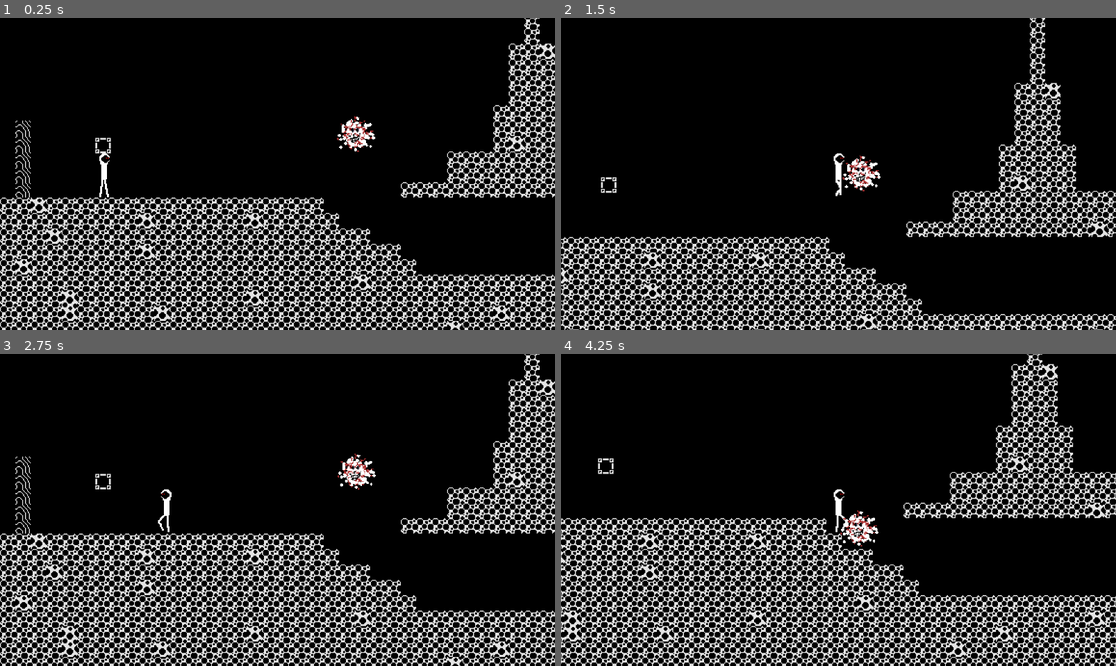
Above: before the commit, frames 1-4 (two rows, left to right).
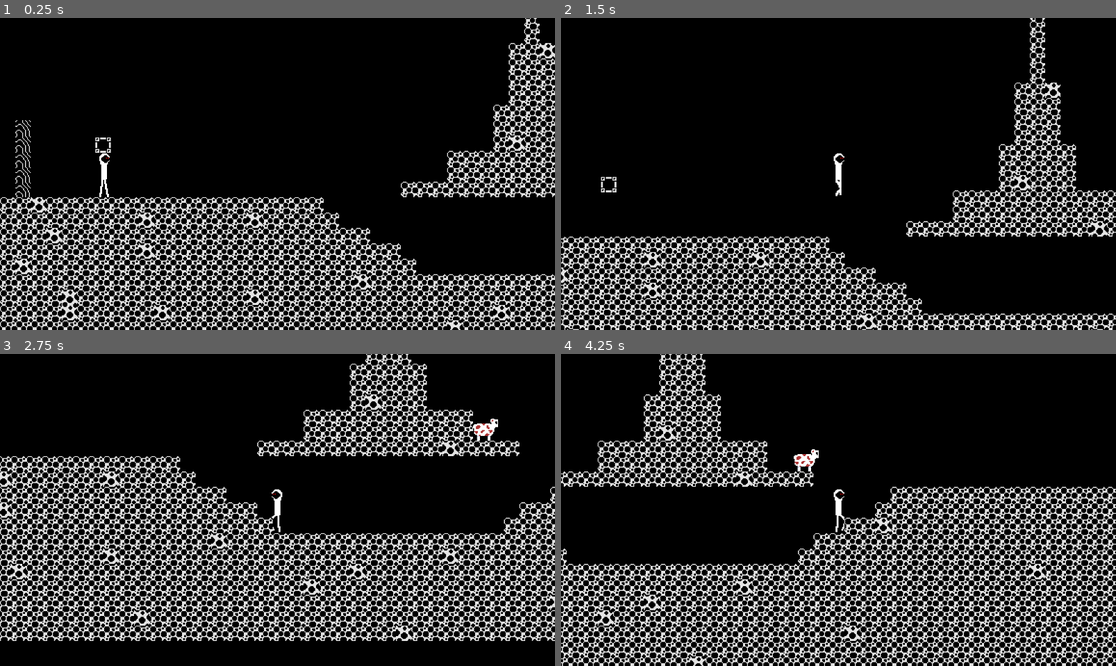
Above: after the commit, the same moments.

Repository: KirstenMayland/color2Dmetroidvania
Game: Godot game, scene res://scenes/levels/level_3.tscn
Two runs of this game, one before a commit and one after it. Both use one fixed random seed, a clock stepped at 60 frames per second and the inputs below. This scene is started directly instead of the project's main scene.
Inputs:
- Up to frame 1 (0.25 s): no input
- Up to frame 2 (1.5 s): tap Enter at 0.5 s; hold D (move_right) from 0.53 s (still down); tap E (interact) at 0.6, 1.35 s; tap Space (jump) at 0.77 s
- Up to frame 3 (2.75 s): tap Space (jump) at 1.52 s; release D (move_right) at 2.03 s; hold A (move_left) from 2.03 s (still down); tap E (interact) at 2.1 s
- Up to frame 4 (4.25 s): release A (move_left) at 2.78 s; hold D (move_right) from 2.78 s (still down); tap E (interact) at 2.85, 3.6 s; tap Space (jump) at 3.02, 3.77 s

The runs differ from the first frame. In frame 1, 12% of the frame differs, in the area x 0-100%, y 0-100%; in frame 2, 8.7%; in frame 3, 40%; in frame 4, 39%.

Commit message:
janky but enemy follows
+ switched cloud demon for sheep (a lot cuter)

Diff:
--- a/scenes/entities/cloud_demon.tscn
+++ /dev/null
@@ -1,72 +0,0 @@
-[gd_scene load_steps=15 format=3 uid="uid://ddjxjhhsp26p3"]
-
-[ext_resource type="Script" path="res://scripts/entities/cloud_demon.gd" id="1_ref4x"]
-[ext_resource type="Texture2D" uid="uid://ciyfndbdmjbao" path="res://assets/entity/cloud_demon/CloudEnemy1.png" id="1_wsst6"]
-[ext_resource type="Texture2D" uid="uid://liqdqvvwuqbp" path="res://assets/entity/cloud_demon/CloudEnemy2.png" id="2_w0gqs"]
-[ext_resource type="Texture2D" uid="uid://qqnmioi1xalo" path="res://assets/entity/cloud_demon/CloudEnemy3.png" id="3_2kni8"]
-[ext_resource type="Texture2D" uid="uid://dns1x51o8yv45" path="res://assets/entity/cloud_demon/CloudEnemy4.png" id="4_qu8e2"]
-[ext_resource type="Texture2D" uid="uid://x6sex35tykbm" path="res://assets/entity/cloud_demon/CloudEnemy5.png" id="5_semhu"]
-[ext_resource type="Texture2D" uid="uid://b170ve8siesu0" path="res://assets/entity/cloud_demon/CloudEnemy6.png" id="6_482sk"]
-[ext_resource type="Texture2D" uid="uid://bsytefgwvjeqj" path="res://assets/entity/cloud_demon/CloudEnemy7.png" id="7_iugj1"]
-[ext_resource type="Texture2D" uid="uid://dfsglyrtjfd5n" path="res://assets/entity/cloud_demon/CloudEnemy8.png" id="8_x8nao"]
-[ext_resource type="PackedScene" uid="uid://d2ojf0bbv5n5j" path="res://scenes/components/health_component.tscn" id="9_kq1ny"]
-[ext_resource type="PackedScene" uid="uid://dty8yax2de5v4" path="res://scenes/components/hurtbox_component.tscn" id="10_i580v"]
-
-[sub_resource type="CircleShape2D" id="CircleShape2D_rqhlw"]
-radius = 15.0
-
-[sub_resource type="SpriteFrames" id="SpriteFrames_1ma34"]
-animations = [{
-"frames": [{
-"duration": 1.0,
-"texture": ExtResource("1_wsst6")
-}, {
-"duration": 1.0,
-"texture": ExtResource("2_w0gqs")
-}, {
-"duration": 1.0,
-"texture": ExtResource("3_2kni8")
-}, {
-"duration": 1.0,
-"texture": ExtResource("4_qu8e2")
-}, {
-"duration": 1.0,
-"texture": ExtResource("5_semhu")
-}, {
-"duration": 1.0,
-"texture": ExtResource("6_482sk")
-}, {
-"duration": 1.0,
-"texture": ExtResource("7_iugj1")
-}, {
-"duration": 1.0,
-"texture": ExtResource("8_x8nao")
-}],
-"loop": true,
-"name": &"idle",
-"speed": 4.0
-}]
-
-[sub_resource type="CircleShape2D" id="CircleShape2D_36adk"]
-radius = 15.0
-
-[node name="CloudDemon" type="CharacterBody2D"]
-script = ExtResource("1_ref4x")
-
-[node name="CollisionShape2D" type="CollisionShape2D" parent="."]
-shape = SubResource("CircleShape2D_rqhlw")
-
-[node name="AnimatedSprite2D" type="AnimatedSprite2D" parent="."]
-position = Vector2(0, -1)
-scale = Vector2(0.84375, 0.8125)
-sprite_frames = SubResource("SpriteFrames_1ma34")
-animation = &"idle"
-frame = 1
-frame_progress = 0.13681
-
-[node name="HealthComponent" parent="." instance=ExtResource("9_kq1ny")]
-
-[node name="HurtboxComponent" parent="." instance=ExtResource("10_i580v")]
-
-[node name="CollisionShape2D" type="CollisionShape2D" parent="HurtboxComponent"]
-shape = SubResource("CircleShape2D_36adk")
--- a/scenes/entities/player.tscn
+++ b/scenes/entities/player.tscn
@@ -74,10 +74,6 @@
 
 "
 
-[sub_resource type="CapsuleShape2D" id="CapsuleShape2D_kkf10"]
-radius = 5.5
-height = 52.0
-
 [sub_resource type="SpriteFrames" id="SpriteFrames_fs3e2"]
 animations = [{
 "frames": [{
@@ -142,13 +138,14 @@
 [node name="Player" type="CharacterBody2D"]
 script = SubResource("GDScript_qxt2g")
 
-[node name="CollisionShape2D" type="CollisionShape2D" parent="."]
-position = Vector2(0.5, 1.5)
-shape = SubResource("CapsuleShape2D_kkf10")
-
 [node name="AnimatedSprite2D" type="AnimatedSprite2D" parent="."]
 sprite_frames = SubResource("SpriteFrames_fs3e2")
-animation = &"idle"
+animation = &"walk"
+frame_progress = 0.411429
+
+[node name="CollisionShape2D" type="CollisionPolygon2D" parent="."]
+position = Vector2(0.5, 1.5)
+polygon = PackedVector2Array(-2.5, -25.5, 2.5, -25.5, 5.5, -22.5, 5.5, -16.5, 2.5, -10.5, 2.5, 4.5, 5.5, 25.5, -5.5, 25.5, -3.5, 4.5, -3.5, -10.5, -5.5, -16.5, -5.5, -22.5)
 
 [node name="Camera2D" type="Camera2D" parent="."]
 zoom = Vector2(2, 2)
@@ -158,6 +155,7 @@
 max_health = 100.0
 
 [node name="HurtboxComponent" parent="." node_paths=PackedStringArray("health_component") instance=ExtResource("14_jqlrc")]
+visible = false
 health_component = NodePath("../HealthComponent")
 
 [node name="CollisionShape2D" type="CollisionShape2D" parent="HurtboxComponent"]
--- /dev/null
+++ b/scenes/entities/sheep.tscn
@@ -0,0 +1,24 @@
+[gd_scene load_steps=4 format=3 uid="uid://wbbgttji4k7b"]
+
+[ext_resource type="Texture2D" uid="uid://b5yf3qbb7bv6q" path="res://assets/entity/sheep/sheep.png" id="1_78m1i"]
+[ext_resource type="Script" path="res://scripts/entities/sheep.gd" id="1_xv23r"]
+
+[sub_resource type="SpriteFrames" id="SpriteFrames_tfjjf"]
+animations = [{
+"frames": [{
+"duration": 1.0,
+"texture": ExtResource("1_78m1i")
+}],
+"loop": true,
+"name": &"default",
+"speed": 5.0
+}]
+
+[node name="Sheep" type="CharacterBody2D"]
+script = ExtResource("1_xv23r")
+
+[node name="AnimatedSprite2D" type="AnimatedSprite2D" parent="."]
+sprite_frames = SubResource("SpriteFrames_tfjjf")
+
+[node name="CollisionPolygon2D" type="CollisionPolygon2D" parent="."]
+polygon = PackedVector2Array(-11, -6, 6, -6, 7, -11, 15, -11, 15, -2, 11, 0, 11, 5, 7, 8, 7, 12, -7, 12, -7, 8, -10, 5, -10, -1, -11, -1)
--- a/scenes/levels/level_3.tscn
+++ b/scenes/levels/level_3.tscn
@@ -3,7 +3,7 @@
 [ext_resource type="Texture2D" uid="uid://dnk7npyn4mro7" path="res://assets/background/1bitTilemap.png" id="1_8t6uy"]
 [ext_resource type="PackedScene" uid="uid://jf1iu5qc5bt" path="res://scenes/door.tscn" id="2_wyraw"]
 [ext_resource type="PackedScene" uid="uid://ctp67a0qjcvom" path="res://scenes/entities/player.tscn" id="3_vltrx"]
-[ext_resource type="PackedScene" uid="uid://ddjxjhhsp26p3" path="res://scenes/entities/cloud_demon.tscn" id="4_dffjx"]
+[ext_resource type="PackedScene" uid="uid://wbbgttji4k7b" path="res://scenes/entities/sheep.tscn" id="4_5tbdl"]
 
 [sub_resource type="TileSetAtlasSource" id="TileSetAtlasSource_dqlxu"]
 texture = ExtResource("1_8t6uy")
@@ -1293,5 +1293,5 @@
 [node name="Door" parent="." instance=ExtResource("2_wyraw")]
 position = Vector2(107, 314)
 
-[node name="CloudDemon" parent="." instance=ExtResource("4_dffjx")]
-position = Vector2(369, 303)
+[node name="Sheep" parent="." instance=ExtResource("4_5tbdl")]
+position = Vector2(889, 334)
--- a/scripts/entities/cloud_demon.gd
+++ /dev/null
@@ -1,35 +0,0 @@
-extends CharacterBody2D
-
-const MAX_SPEED = 50.0
-
-@onready var health_component : HealthComponent = $HealthComponent
-
-# Get the gravity from the project settings to be synced with RigidBody nodes.
-var gravity = ProjectSettings.get_setting("physics/2d/default_gravity")
-
-# Called when the node enters the scene tree for the first time.
-func _ready():
-	#$Area2D.area_entered.connect(on_area_entered)
-	pass
-
-# Called every frame. 'delta' is the elapsed time since the previous frame.
-func _process(delta):
-	var direction = get_direction_to_player()
-	set_velocity(direction * MAX_SPEED)
-	move_and_slide()
-	add_gravity(delta)
-
-
-func add_gravity(delta):
-	if not is_on_floor():
-		velocity.y += gravity * delta
-
-func get_direction_to_player():
-	var player_node = get_tree().get_first_node_in_group("Player") as Node2D
-	if player_node != null: # always null
-		print("not null")
-		return (player_node.global_position - global_position).normalize()
-	return Vector2.ZERO
-
-func on_area_entered(other_area: Area2D):
-	health_component.damage(20)
--- /dev/null
+++ b/scripts/entities/sheep.gd
@@ -0,0 +1,24 @@
+extends CharacterBody2D
+
+
+const MAX_SPEED = 100.0
+#const JUMP_VELOCITY = -200.0
+
+# Get the gravity from the project settings to be synced with RigidBody nodes.
+var gravity = ProjectSettings.get_setting("physics/2d/default_gravity")
+
+
+func _physics_process(delta):
+	# Add the gravity.
+	if not is_on_floor():
+		velocity.y += gravity * delta
+
+	var direction = get_direction_to_player()
+	set_velocity(direction * MAX_SPEED)
+	move_and_slide()
+
+func get_direction_to_player():
+	var player_node = get_parent().get_node("Player")
+	if player_node != null:
+		return (player_node.global_position - global_position).normalized()
+	return Vector2.ZERO
Not shown, changed: TODO.txt
Binary file added: assets/entity/sheep/sheep.aseprite
Binary file added: assets/entity/sheep/sheep.png
Not shown, added: assets/entity/sheep/sheep.png.import
Not shown: 1 places in scenes/entities/player.tscn that only renumber resources
